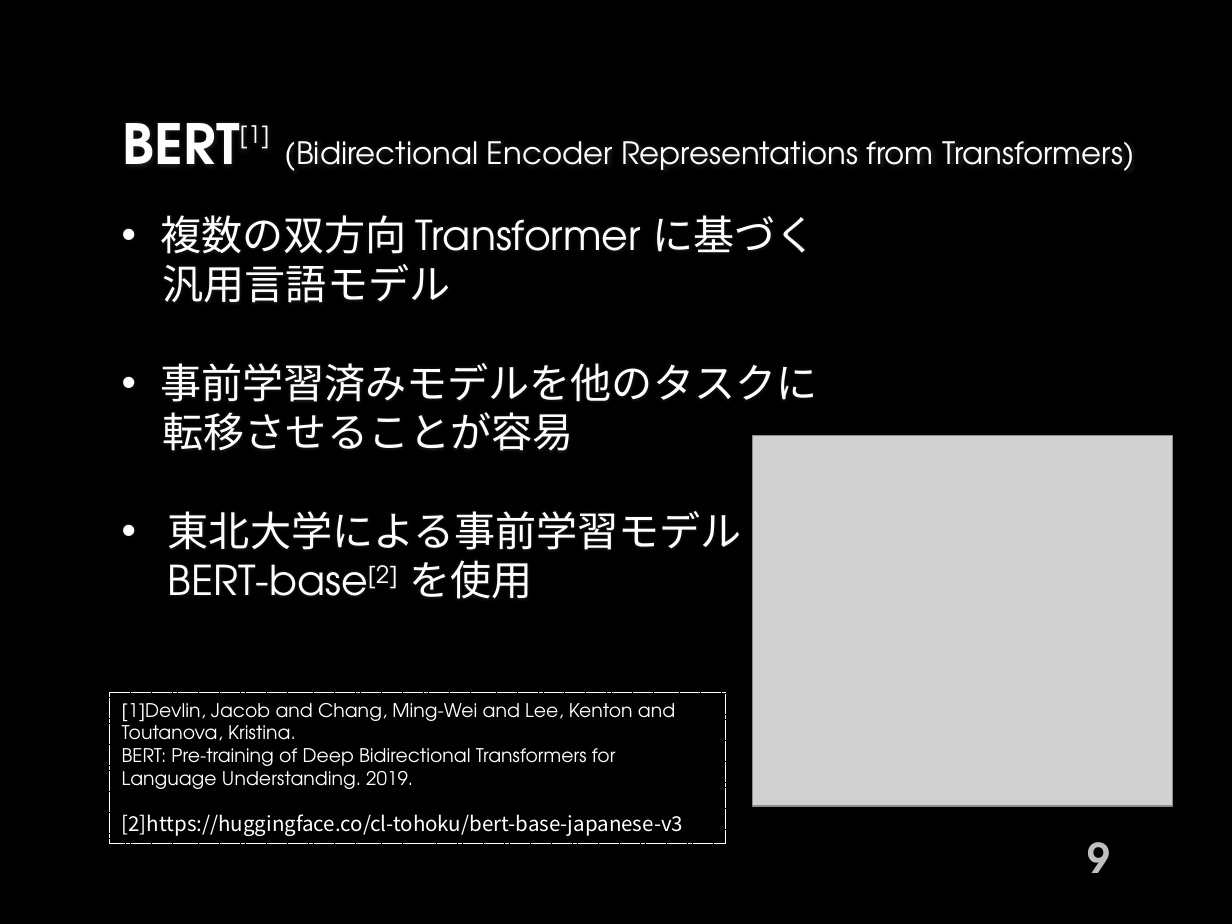
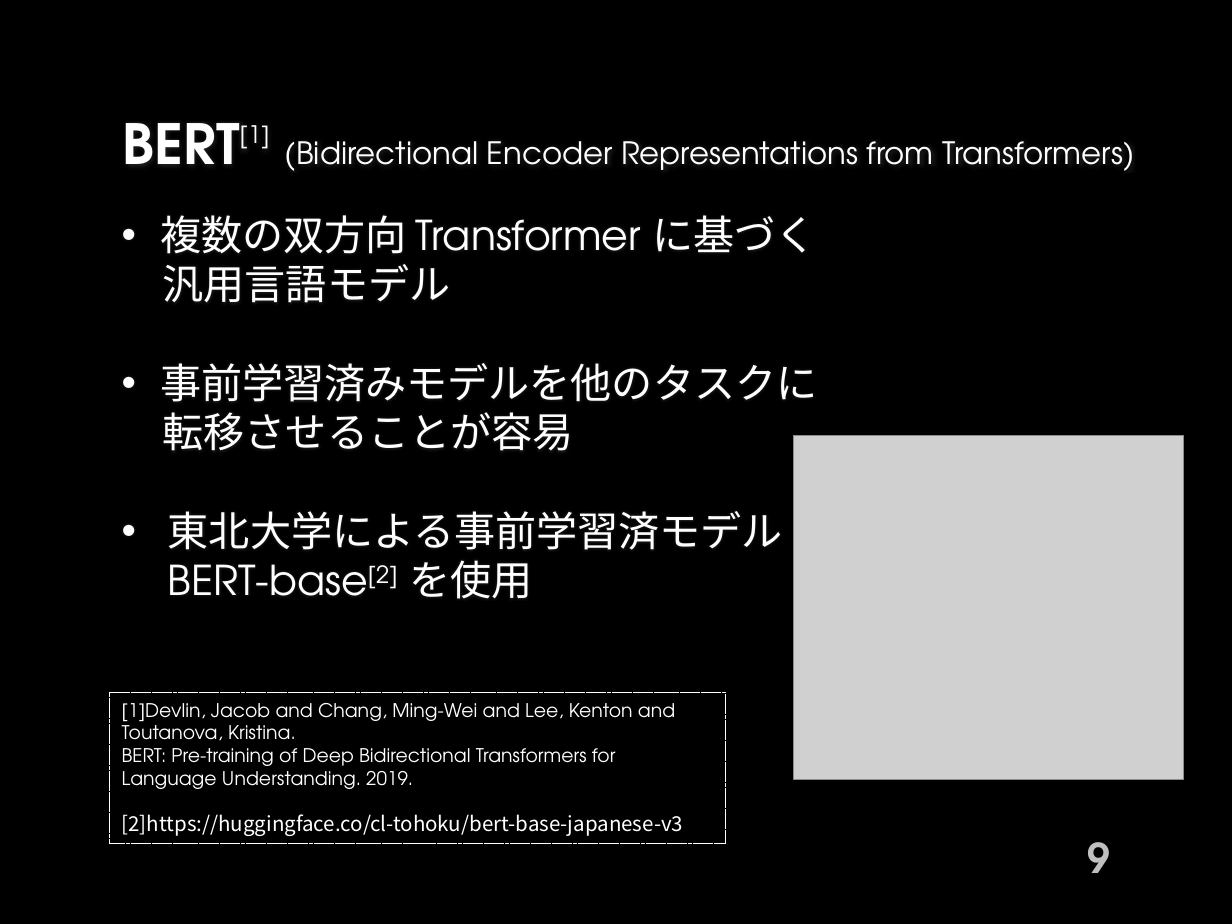
Before and after one commit to 1g-hub/takayama_b, a slide deck: slide 9 of Weekly_Report/2024_kouki/2nd/2024_2nd_takayama.pptx. Drawn at 1232x924 pixels with LibreOffice and Linux fonts; fonts in the diff are those of the drawing; grey boxes stand for pictures; background and template pictures are left out. Boxes give left, top, right and bottom in pixels: in the first picture for what was removed or moved away, otherwise in the second. Text is boxed around its words. In the diff, an @@ line names an element or a change of style, - is before the commit and + after.

```diff
--- a/Weekly_Report/2024_kouki/2nd/2024_2nd_takayama.pptx
+++ b/Weekly_Report/2024_kouki/2nd/2024_2nd_takayama.pptx
@@ picture: place and size @@
-picture at (753, 436, 1173, 807)
+picture at (793, 435, 1183, 779)
@@ text at (168, 511, 783, 599): text changed @@
-• 東北大学による事前学習モデル
-  BERT-base[2] を使用
+• 東北大学による事前学習済モデル
+  BERT-base[2] を使用
```
